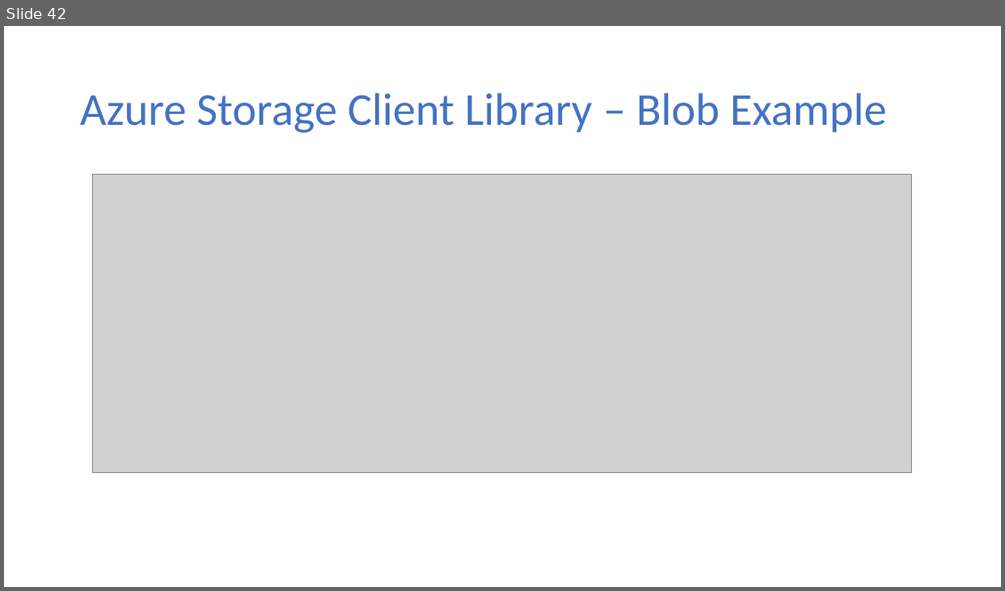
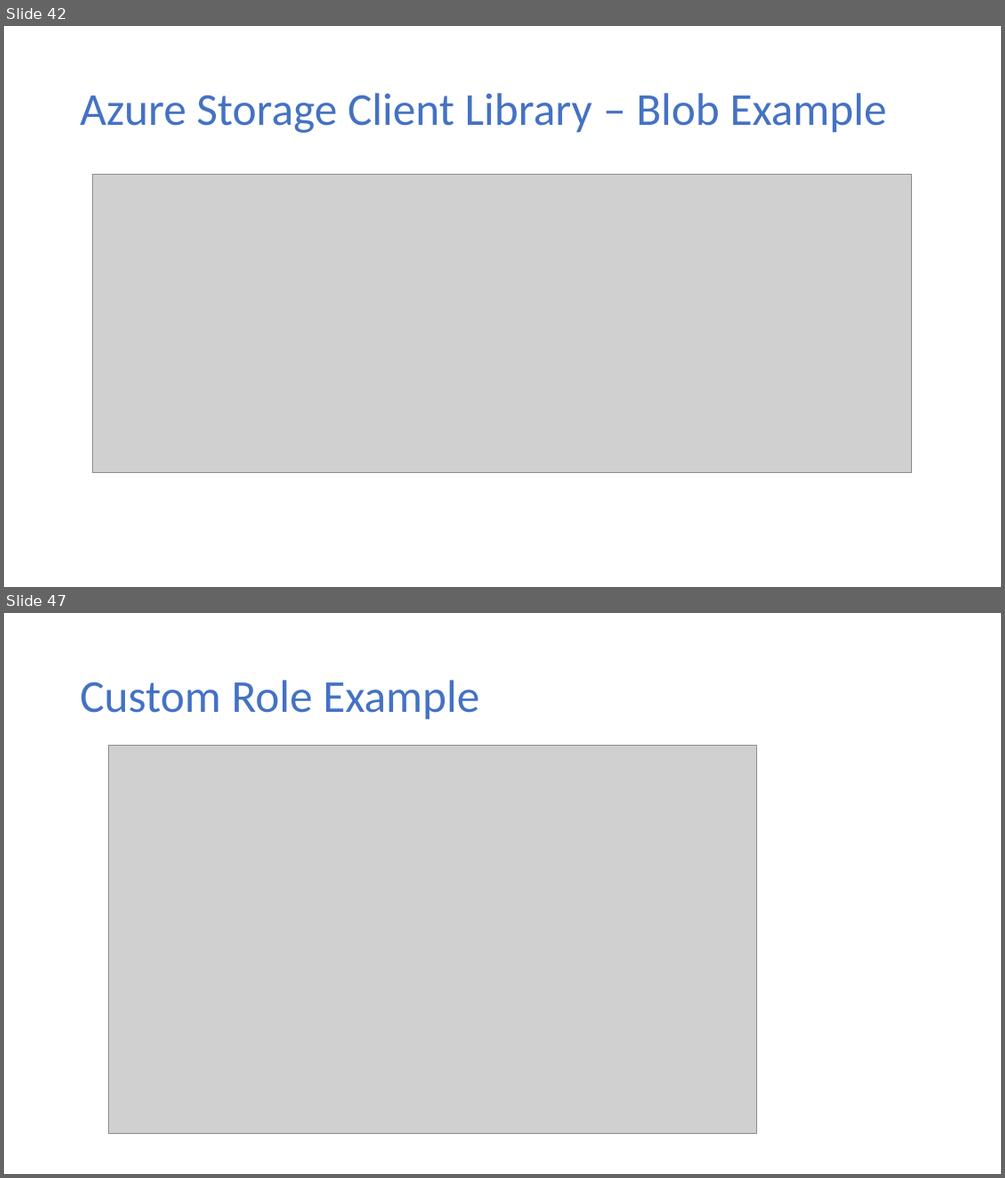
Before and after one commit to dstolts/70-534, a slide deck: Presentations/70-534-Combined-SecuritySlides.pptx. Shown one above the other, each under a label of ours: slide 42 before the commit, slides 42 and 47 after it; the slides between them are not shown. The pictures are 1005x591 and 1005x1178 pixels, drawn with LibreOffice and Linux fonts; fonts in the diff are those of the drawing; grey boxes stand for pictures. Boxes give left, top, right and bottom in pixels: in the first picture for what was removed or moved away, otherwise in the second. Text is boxed around its words. In the diff, an @@ line names an element or a change of style, - is before the commit and + after.

```diff
--- a/Presentations/70-534-Combined-SecuritySlides.pptx
+++ b/Presentations/70-534-Combined-SecuritySlides.pptx
@@ slide 47 added at [4,613,1001,1174], background #FFFFFF @@
@@ title added at [80,680,479,720], 44 pt, text #4472C4 @@
+Custom Role Example
@@ picture added at [109,746,756,1134] @@
```
Also in this commit, not shown: 5 other slides added.
